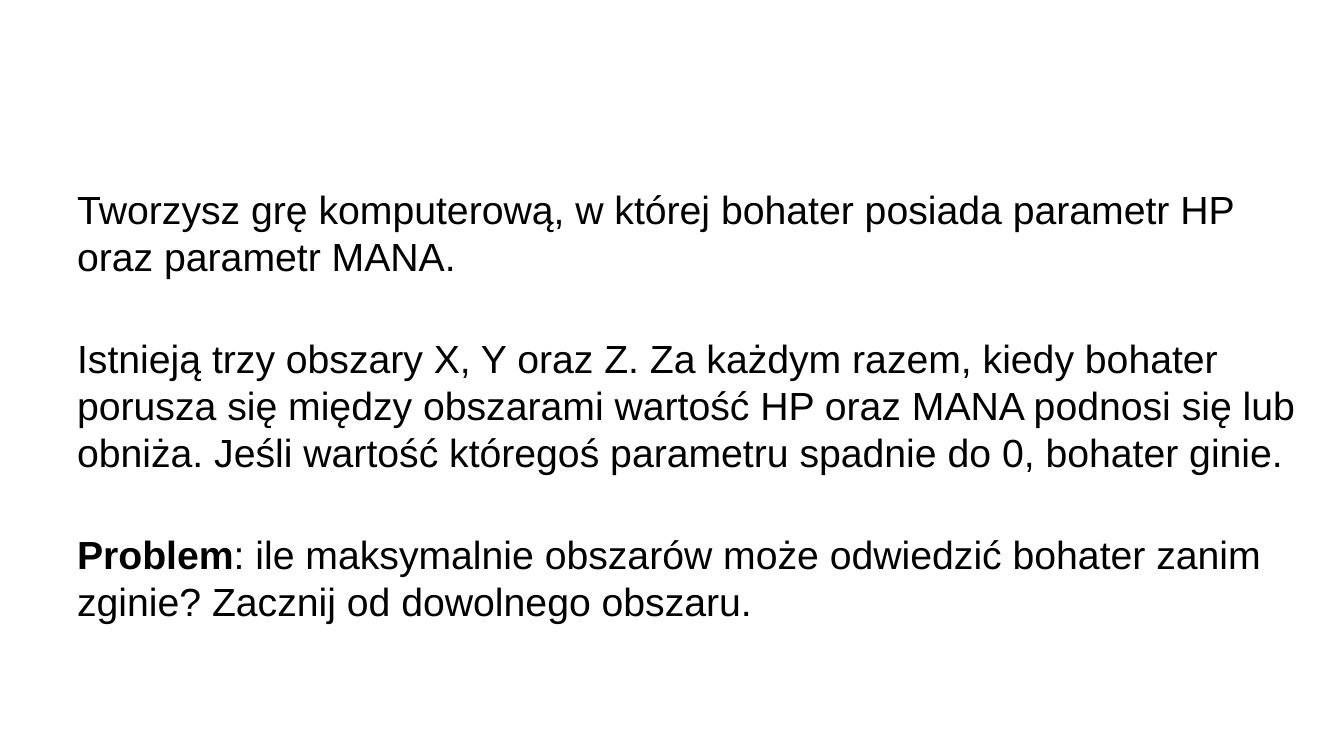
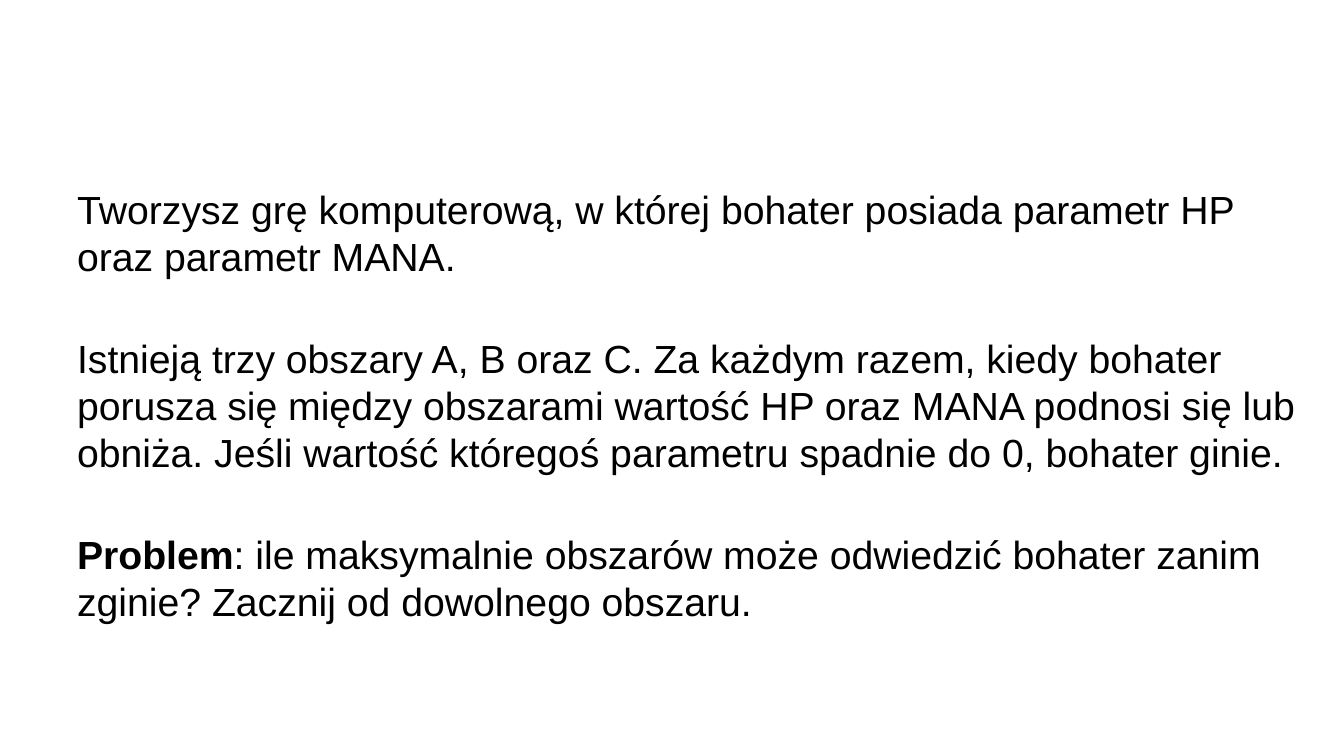
Before and after one commit to Wid-mo/prezentacja, a slide deck: slide 39 of Prezentacja_algorytmy_optymalizacja.pptx (slide 40 before the commit). Drawn at 1344x756 pixels with LibreOffice and Linux fonts; fonts in the diff are those of the drawing; background and template pictures are left out. Boxes give left, top, right and bottom in pixels: in the first picture for what was removed or moved away, otherwise in the second. Text is boxed around its words. In the diff, an @@ line names an element or a change of style, - is before the commit and + after.

```diff
--- a/Prezentacja_algorytmy_optymalizacja.pptx
+++ b/Prezentacja_algorytmy_optymalizacja.pptx
@@ text at (77,344,1295,475): text changed @@
-Istnieją trzy obszary X, Y oraz Z. Za każdym razem, kiedy bohater porusza się między obszarami wartość HP oraz MANA podnosi się lub obniża. Jeśli wartość któregoś parametru spadnie do 0, bohater ginie.
+Istnieją trzy obszary A, B oraz C. Za każdym razem, kiedy bohater porusza się między obszarami wartość HP oraz MANA podnosi się lub obniża. Jeśli wartość któregoś parametru spadnie do 0, bohater ginie.
```
Also in this commit, not shown: 1 other slide changed, 1 slide removed.
